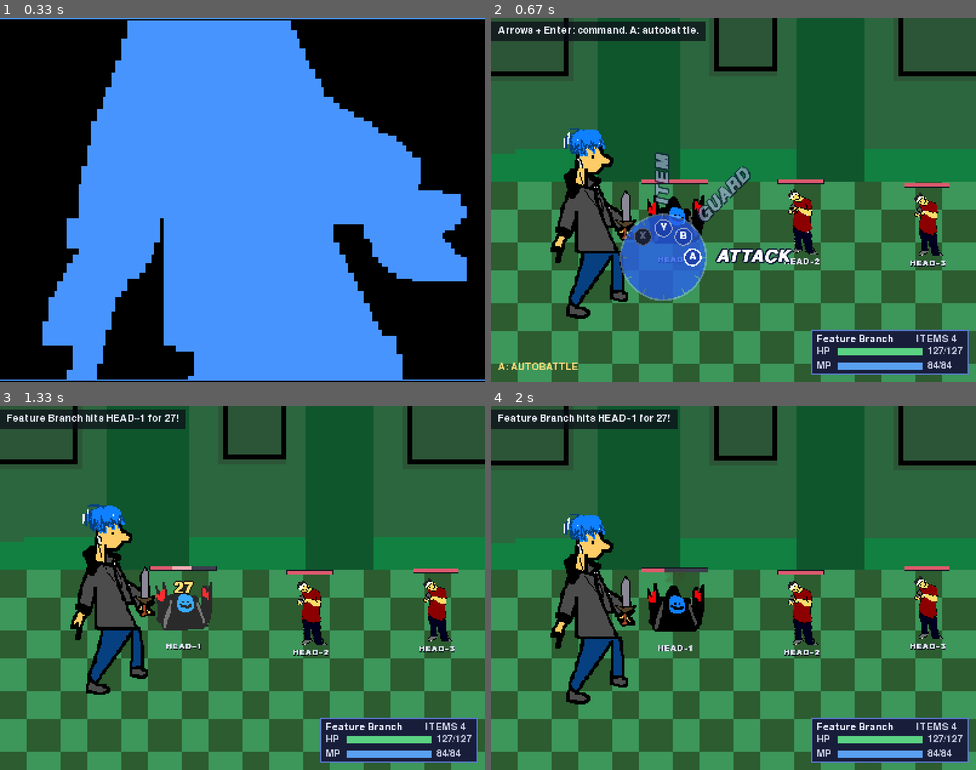
Above: before the commit, frames 1-4 (two rows, left to right).
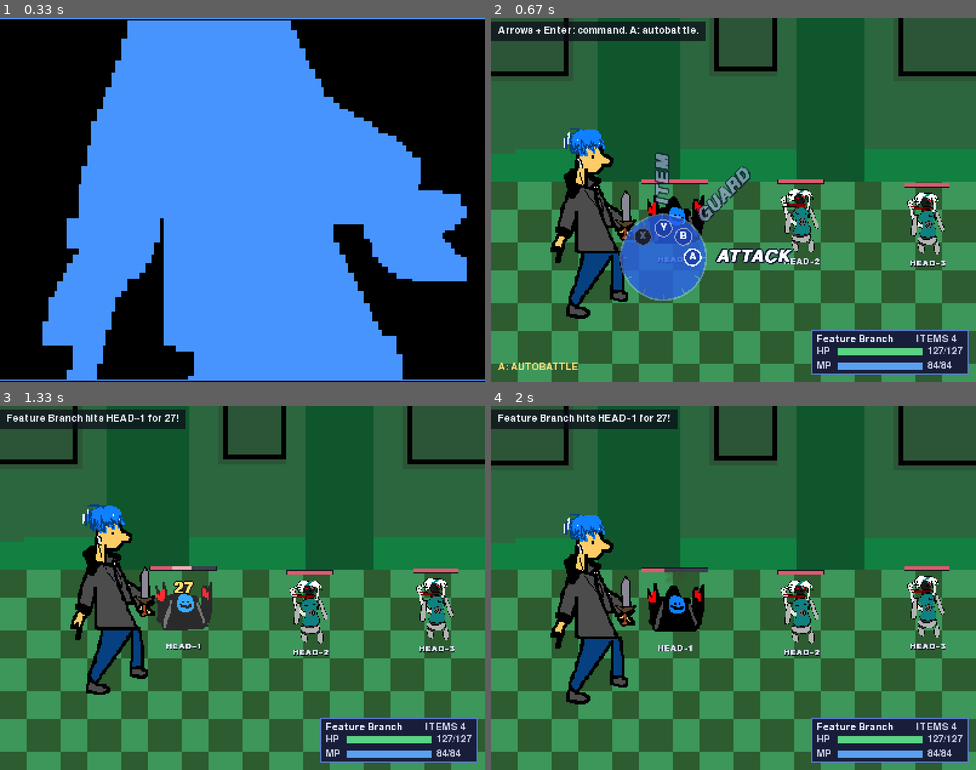
Above: after the commit, the same moments.

Repository: PathadonAougsk/Alpha-bravo-delta-something
Game: pygame game, started from Game/main.py
The game is run twice, just before and just after one commit, with the same random seed, the same clock (stepped at 60 frames per second) and the same inputs.
Inputs:
- Up to frame 1 (0.33 s): no input
- Up to frame 2 (0.67 s): tap Enter at 0.33 s
- Up to frame 3 (1.33 s): tap Enter at 0.67, 1.03 s
- Up to frame 4 (2 s): no input

Frame 1 is identical in both runs. In frame 2, 1.7% of the frame differs, in the area x 59-94%, y 47-66%; in frame 3, 1.7%; in frame 4, 1.7%.

Commit message:
shits idk

Diff:
--- a/Game/assets.py
+++ b/Game/assets.py
@@ -14,7 +14,7 @@
 ICON = "icon.png"
 PLAYER = "makoto.png"
 # Every HEAD rolls one of these at spawn, so a row of them is a mixed bunch.
-ENEMIES = ("monster1.png", "verity.png", "plummet.png")
+ENEMIES = ("monster1.png", "verity.png", "plummet.png", "baibai.png", "persona.png")
 ENEMY = ENEMIES[0]
 BACKGROUND = "bg1.png"
 FLOOR = "floor.png"
